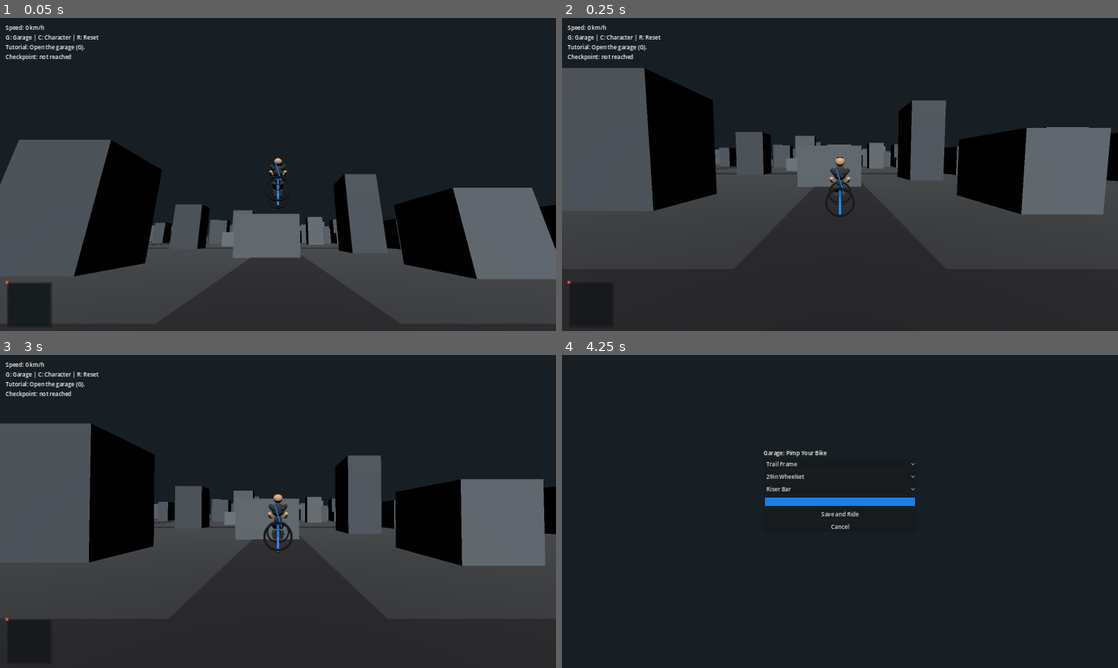
Above: before the commit, frames 1-4 (two rows, left to right).
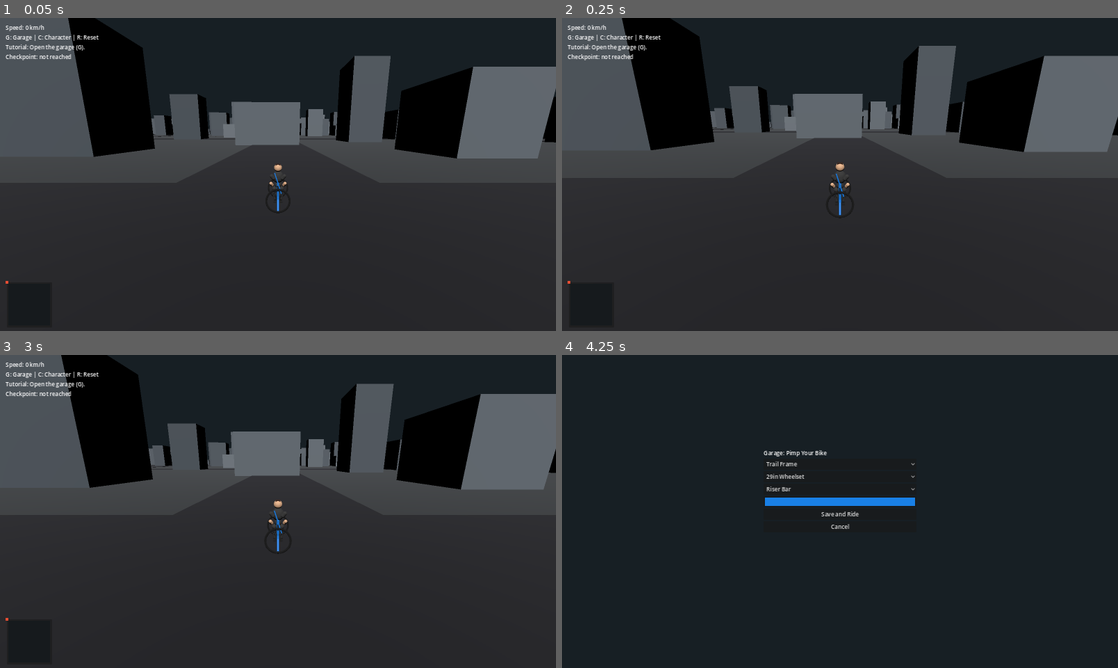
Above: after the commit, the same moments.

Repository: schumannd/bikesim
Game: Godot game, scene res://scenes/Main.tscn
Two runs of this game, one before a commit and one after it. Both use one fixed random seed, a clock stepped at 60 frames per second and the inputs below.
Inputs:
- Up to frame 1 (0.05 s): no input
- Up to frame 2 (0.25 s): no input
- Up to frame 3 (3 s): hold D (steer_right) 0.53-1.25 s; tap C (open_character_customization) at 0.6 s; click "Casual" at 1.25 s; click "Short" at 2 s; click "Cancel" at 2.75 s
- Up to frame 4 (4.25 s): hold Space (brake) from 3.53 s (still down); tap G (open_garage) at 3.6 s

The runs differ from the first frame. In frame 1, 64% of the frame differs, in the area x 0-100%, y 0-97%; in frame 2, 32%; in frame 3, 41%; in frame 4, nothing differs.

Commit message:
Fix rider seating and restore proper world collisions without temporary fall guards.
Lower the rider mount point so the model sits on the bike, add collision bodies to procedural buildings, and remove the temporary safety-ground and hard-floor recovery checks now that chunk streaming is stable.

Co-authored-by: Cursor <cursoragent@cursor.com>

Diff:
--- a/scenes/RideScene.tscn
+++ b/scenes/RideScene.tscn
@@ -227,6 +227,7 @@
 mesh = SubResource("13_wheelmesh")
 
 [node name="RiderVisual" type="Node3D" parent="SubViewportContainer/SubViewport/World/Bike"]
+position = Vector3(0, -0.18, -0.28)
 script = ExtResource("6_ridervisual")
 
 [node name="EngineAudio" type="AudioStreamPlayer3D" parent="SubViewportContainer/SubViewport/World/Bike"]
--- a/scripts/BikeController.gd
+++ b/scripts/BikeController.gd
@@ -8,7 +8,6 @@
 
 var speed: float = 0.0
 var reset_position: Vector3 = Vector3(0, 1.2, 0)
-var hard_floor_recover_y: float = -12.0
 
 func _physics_process(delta: float) -> void:
 	var throttle := Input.get_action_strength("move_forward") - Input.get_action_strength("move_backward")
@@ -26,11 +25,6 @@
 	velocity.z = forward.z * speed
 	velocity.y -= gravity * delta
 	move_and_slide()
-	if global_position.y < hard_floor_recover_y:
-		# Final fail-safe in case physics ever slips through streamed terrain.
-		global_position = reset_position + Vector3.UP * 0.6
-		velocity = Vector3.ZERO
-		speed = 0.0
 
 	if Input.is_action_just_pressed("quick_reset"):
 		global_position = reset_position
--- a/scripts/ProceduralCity.gd
+++ b/scripts/ProceduralCity.gd
@@ -5,23 +5,19 @@
 @export var load_radius: int = 4
 @export var unload_radius: int = 6
 @export var look_ahead_seconds: float = 3.0
-@export var safety_ground_size: float = 2000.0
 
 var _loaded_chunks: Dictionary = {}
 var _bike: Node3D
-var _safety_ground: StaticBody3D
 
 func _ready() -> void:
 	_bike = get_node_or_null(bike_path)
 	_clear_legacy_static_layout()
-	_create_safety_ground()
 	if not _loaded_chunks.has("0:0"):
 		_create_chunk(Vector2i.ZERO, "0:0")
 	_refresh_chunks(true)
 
 func _process(_delta: float) -> void:
 	_refresh_chunks(false)
-	_update_safety_ground_position()
 
 func _refresh_chunks(force: bool) -> void:
 	if _bike == null:
@@ -146,19 +142,27 @@
 	for slot: Vector3 in slots:
 		if rng.randf() < 0.25:
 			continue
-		var building := MeshInstance3D.new()
+		var building := StaticBody3D.new()
+		var collision := CollisionShape3D.new()
+		var shape := BoxShape3D.new()
 		var mesh := BoxMesh.new()
 		var width := rng.randf_range(10.0, 20.0)
 		var depth := rng.randf_range(10.0, 20.0)
 		var height := rng.randf_range(8.0, 34.0)
 		mesh.size = Vector3(width, height, depth)
-		building.mesh = mesh
-		building.position = slot + Vector3(rng.randf_range(-4.0, 4.0), height * 0.5, rng.randf_range(-4.0, 4.0))
+		shape.size = mesh.size
+		collision.shape = shape
+		building.position = slot + Vector3(rng.randf_range(-4.0, 4.0), 0.0, rng.randf_range(-4.0, 4.0))
+		building.add_child(collision)
+		var building_mesh := MeshInstance3D.new()
+		building_mesh.mesh = mesh
+		building_mesh.position = Vector3(0.0, height * 0.5, 0.0)
 		var mat := StandardMaterial3D.new()
 		var base := 0.35 + rng.randf_range(-0.08, 0.1)
 		mat.albedo_color = Color(base, base + 0.03, base + 0.06, 1.0)
 		mat.roughness = 0.9
-		building.material_override = mat
+		building_mesh.material_override = mat
+		building.add_child(building_mesh)
 		parent.add_child(building)
 
 func _chunk_seed(chunk_coord: Vector2i) -> int:
@@ -178,33 +182,3 @@
 	var key: String = "%d:%d" % [chunk_coord.x, chunk_coord.y]
 	if not _loaded_chunks.has(key):
 		_create_chunk(chunk_coord, key)
-
-func _create_safety_ground() -> void:
-	_safety_ground = StaticBody3D.new()
-	_safety_ground.name = "SafetyGround"
-	add_child(_safety_ground)
-
-	var shape_node := CollisionShape3D.new()
-	var shape := BoxShape3D.new()
-	shape.size = Vector3(safety_ground_size, 12.0, safety_ground_size)
-	shape_node.shape = shape
-	_safety_ground.add_child(shape_node)
-
-	var mesh_instance := MeshInstance3D.new()
-	var mesh := BoxMesh.new()
-	mesh.size = Vector3(safety_ground_size, 0.5, safety_ground_size)
-	mesh_instance.mesh = mesh
-	mesh_instance.position = Vector3(0.0, -5.5, 0.0)
-	var mat := StandardMaterial3D.new()
-	mat.albedo_color = Color(0.2, 0.22, 0.24, 1.0)
-	mat.roughness = 1.0
-	mesh_instance.material_override = mat
-	_safety_ground.add_child(mesh_instance)
-
-func _update_safety_ground_position() -> void:
-	if _safety_ground == null:
-		return
-	if _bike != null:
-		_safety_ground.global_position = Vector3(_bike.global_position.x, 0.0, _bike.global_position.z)
-	else:
-		_safety_ground.global_position = Vector3(0.0, 0.0, 0.0)
